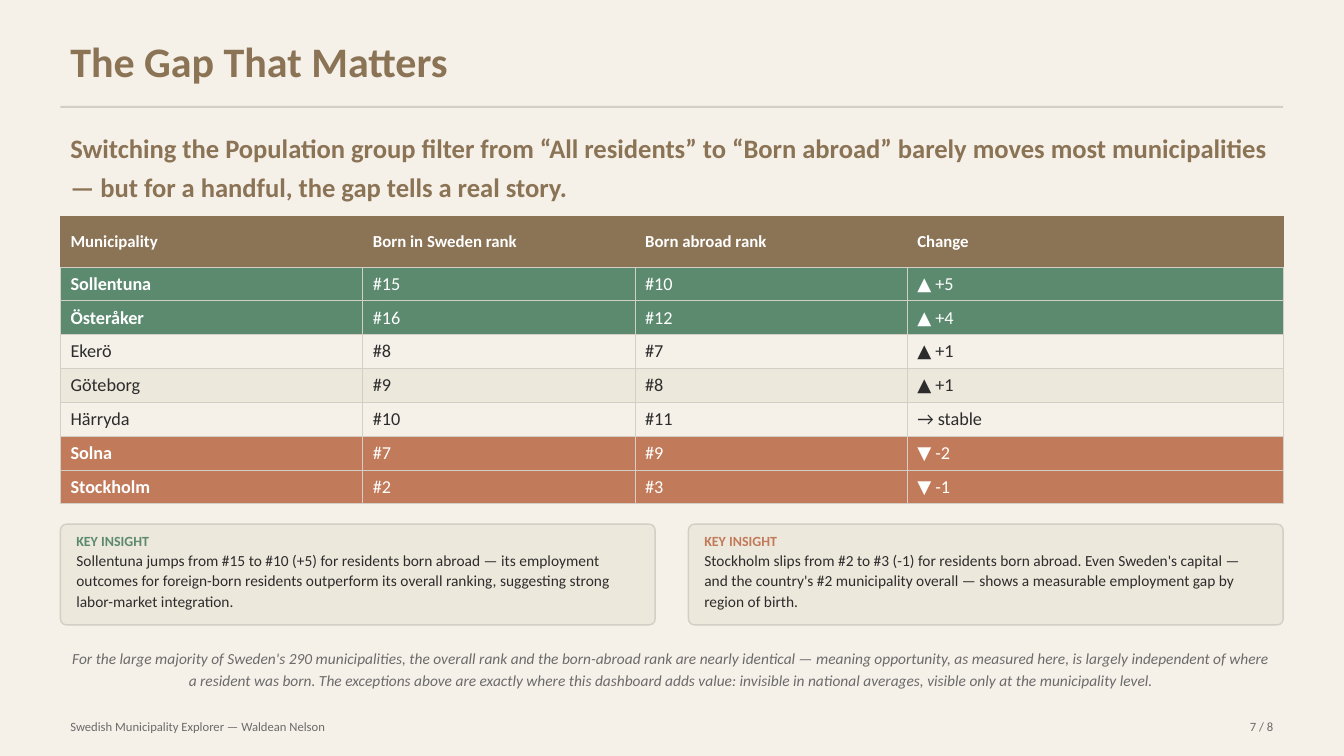
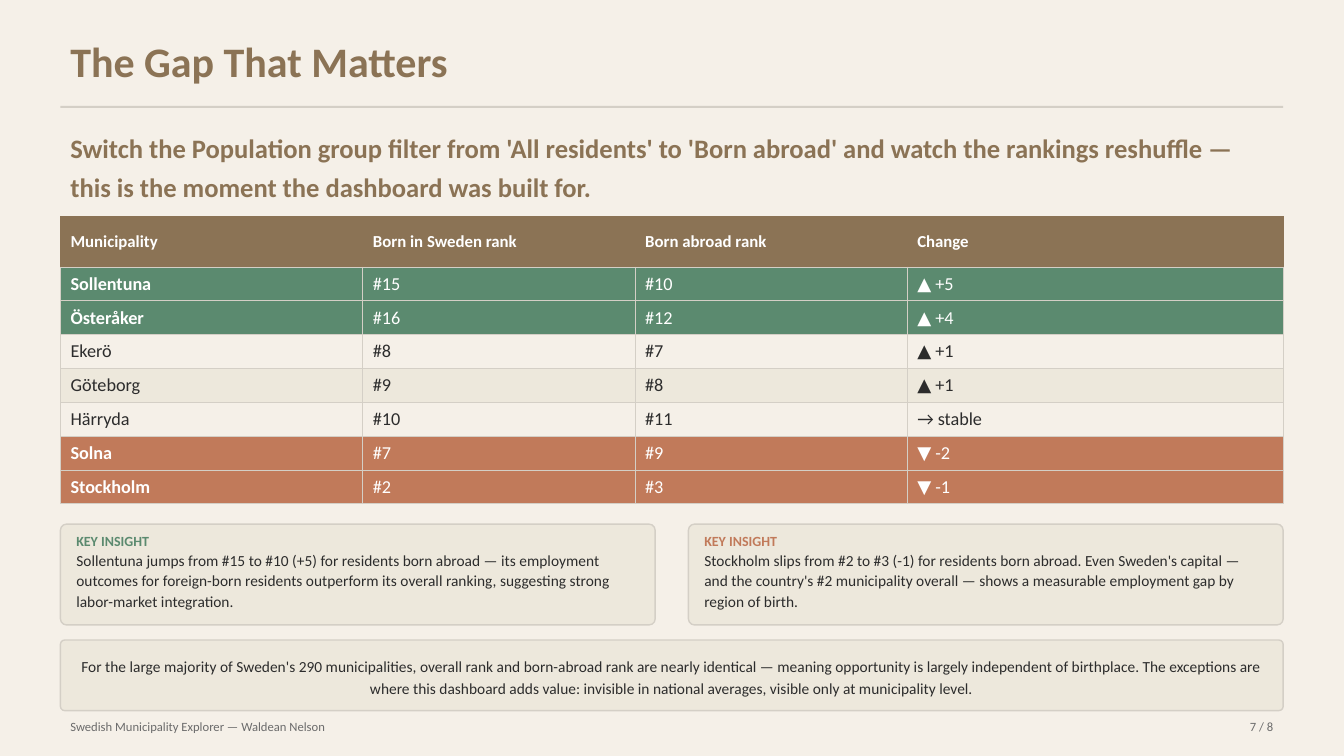
Before and after one commit to nelsonwv/swedish-municipality-explorer, a slide deck: slide 7 of presentations/swedish_municipality_explorer.pptx. Drawn at 1344x756 pixels with LibreOffice and Linux fonts; fonts in the diff are those of the drawing. Boxes give left, top, right and bottom in pixels: in the first picture for what was removed or moved away, otherwise in the second. Text is boxed around its words. In the diff, an @@ line names an element or a change of style, - is before the commit and + after.

```diff
--- a/presentations/swedish_municipality_explorer.pptx
+++ b/presentations/swedish_municipality_explorer.pptx
@@ text at [70, 139, 1202, 197]: text changed @@
-Switching the Population group filter from “All residents” to “Born abroad” barely moves most municipalities — but for a handful, the gap tells a real story.
+Switch the Population group filter from 'All residents' to 'Born abroad' and watch the rankings reshuffle — this is the moment the dashboard was built for.
@@ rounded rectangle "For the large majority of ...": place and size @@
-rounded rectangle "For the large majority of ..." at [72, 653, 1268, 689]
+rounded rectangle "For the large majority of ..." at [60, 640, 1284, 711]
@@ rounded rectangle "For the large majority of ..." at [60, 640, 1284, 711]: vertical alignment top to middle; fill none to #EDE8DC; outline none to #D4CFC6 1 pt @@
@@ text in rounded rectangle at [81, 661, 1260, 697]: text changed; text colour #6B6B6B to #2C2C2C; italic off @@
-For the large majority of Sweden's 290 municipalities, the overall rank and the born-abroad rank are nearly identical — meaning opportunity, as measured here, is largely independent of where a resident was born. The exceptions above are exactly where this dashboard adds value: invisible in national averages, visible only at the municipality level.
+For the large majority of Sweden's 290 municipalities, overall rank and born-abroad rank are nearly identical — meaning opportunity is largely independent of birthplace. The exceptions are where this dashboard adds value: invisible in national averages, visible only at municipality level.
```
Also in this commit, not shown: 5 other slides changed, 2 other files.
